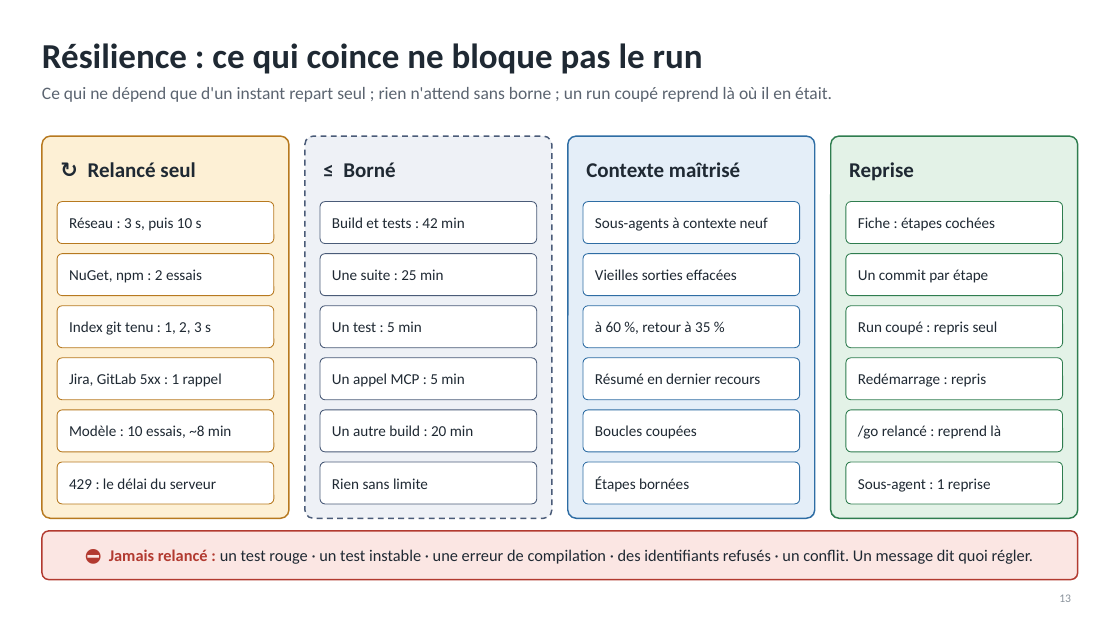
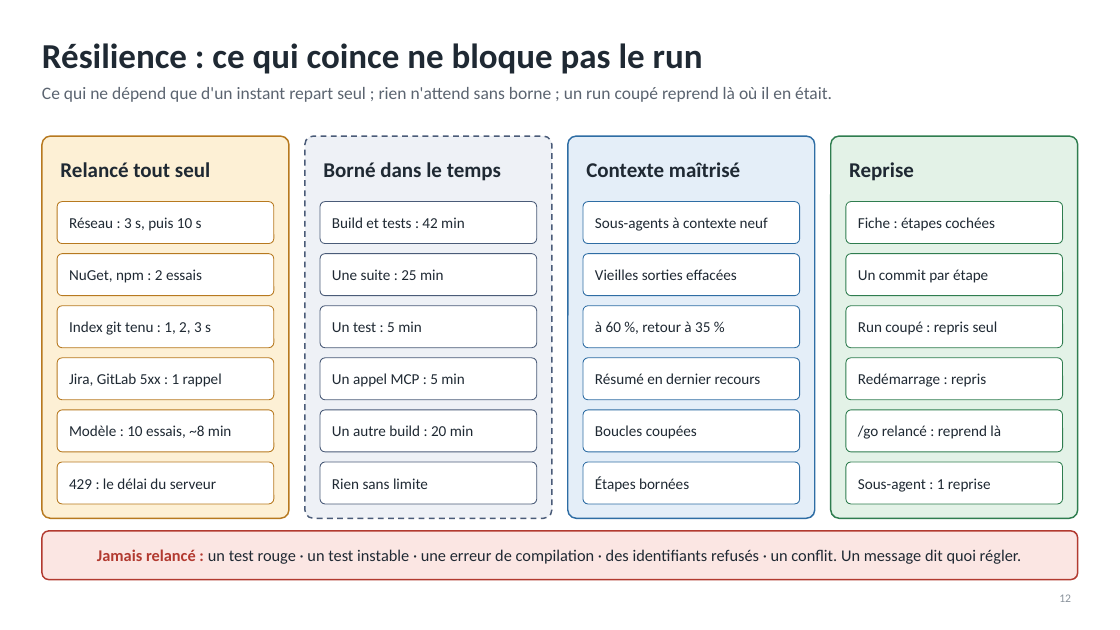
Before and after one commit to RabieDerouiche/OpenRDCode, a slide deck: slide 12 of opencode-v2/docs/presentation-tech-leads.pptx (slide 13 before the commit). Drawn at 1120x630 pixels with LibreOffice and Linux fonts; fonts in the diff are those of the drawing. Boxes give left, top, right and bottom in pixels: in the first picture for what was removed or moved away, otherwise in the second. Text is boxed around its words. In the diff, an @@ line names an element or a change of style, - is before the commit and + after.

```diff
--- a/opencode-v2/docs/presentation-tech-leads.pptx
+++ b/opencode-v2/docs/presentation-tech-leads.pptx
@@ text at [60,162,210,177]: text changed @@
-↻ Relancé seul
+Relancé tout seul
@@ text at [323,162,501,181]: text changed @@
-≤ Borné
+Borné dans le temps
@@ text in rounded rectangle at [97,549,1021,564]: text changed @@
-⛔ Jamais relancé : un test rouge · un test instable · une erreur de compilation · des identifiants refusés · un conflit. Un message dit quoi régler.
+Jamais relancé : un test rouge · un test instable · une erreur de compilation · des identifiants refusés · un conflit. Un message dit quoi régler.
```
Also in this commit, not shown: 8 other slides changed, 4 slides added, 6 slides removed, 3 other files.
